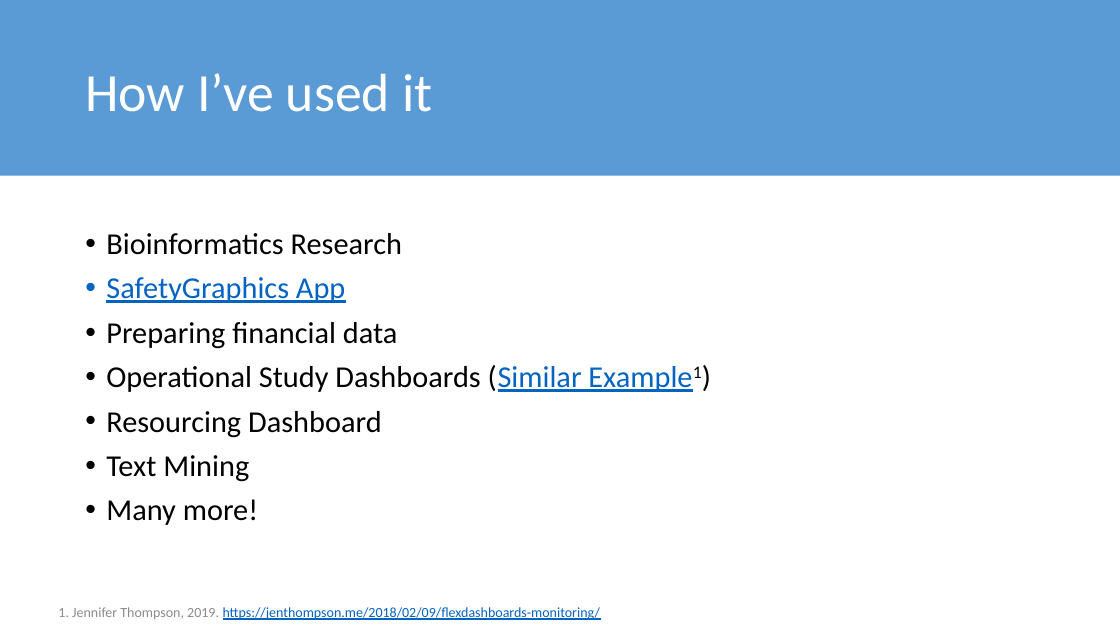
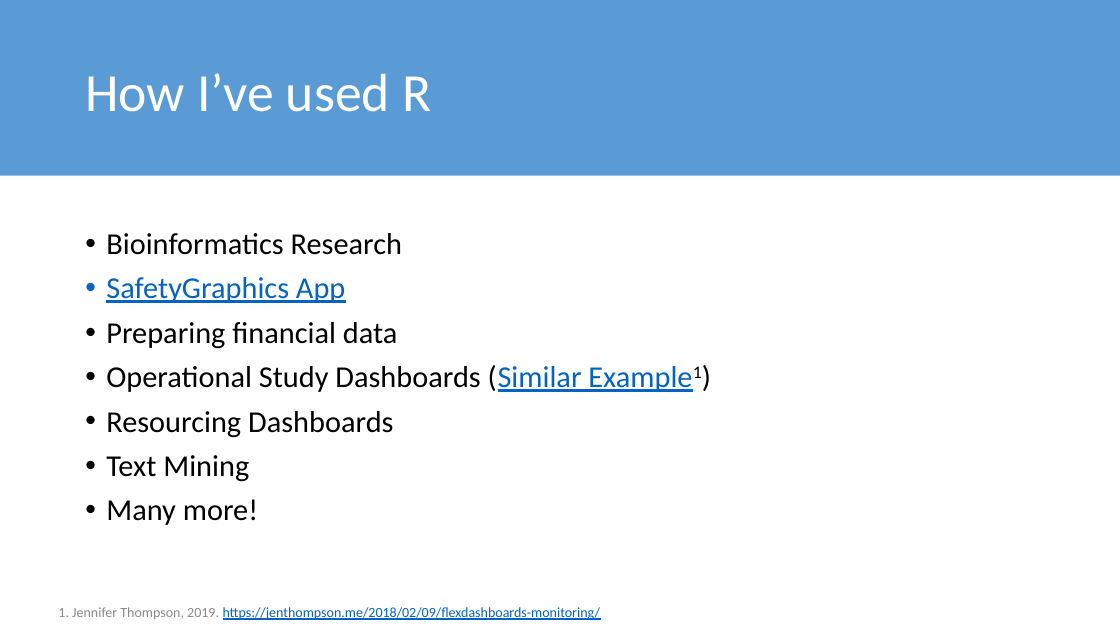
Before and after one commit to pburnsdata/RWorkshop, a slide deck: slide 7 of Leveraging Data in Clinical Research_R Workshop & Clinical Trial Visualizations_.pptx. Drawn at 1120x630 pixels with LibreOffice and Linux fonts; fonts in the diff are those of the drawing. Boxes give left, top, right and bottom in pixels: in the first picture for what was removed or moved away, otherwise in the second. Text is boxed around its words. In the diff, an @@ line names an element or a change of style, - is before the commit and + after.

```diff
--- a/Leveraging Data in Clinical Research_R Workshop & Clinical Trial Visualizations_.pptx
+++ b/Leveraging Data in Clinical Research_R Workshop & Clinical Trial Visualizations_.pptx
@@ title at [85,73,431,112]: text changed @@
-How I’ve used it
+How I’ve used R
@@ text at [106,411,393,438]: text changed @@
-• Resourcing Dashboard
+• Resourcing Dashboards
```
Also in this commit, not shown: 2 other slides changed, 2 other files.
